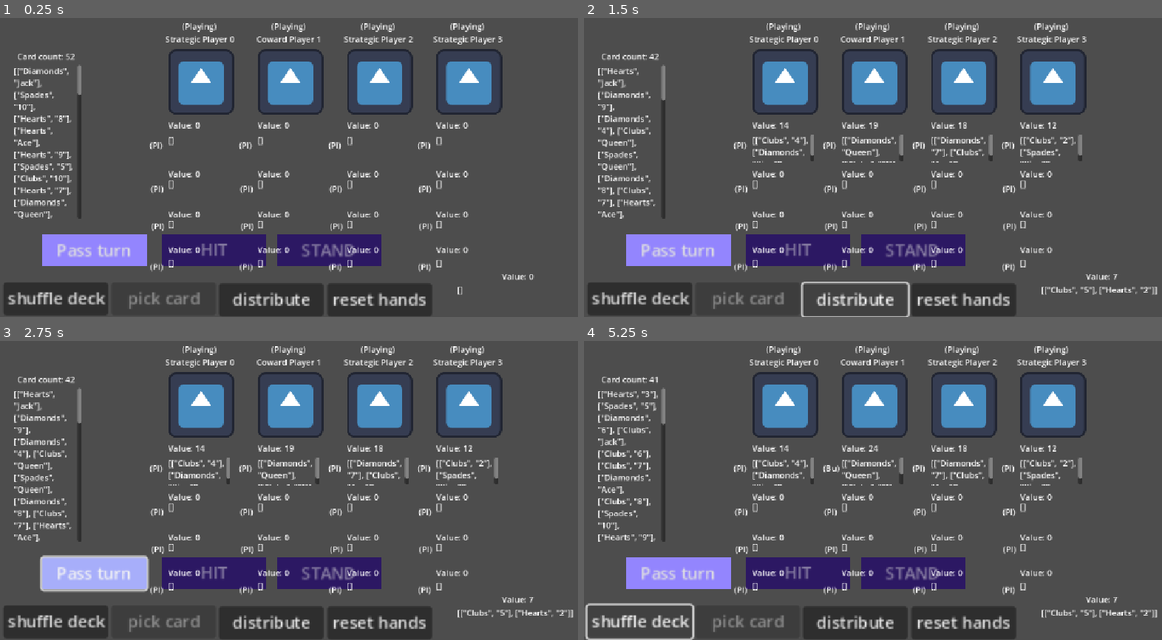
Above: before the commit, frames 1-4 (two rows, left to right).
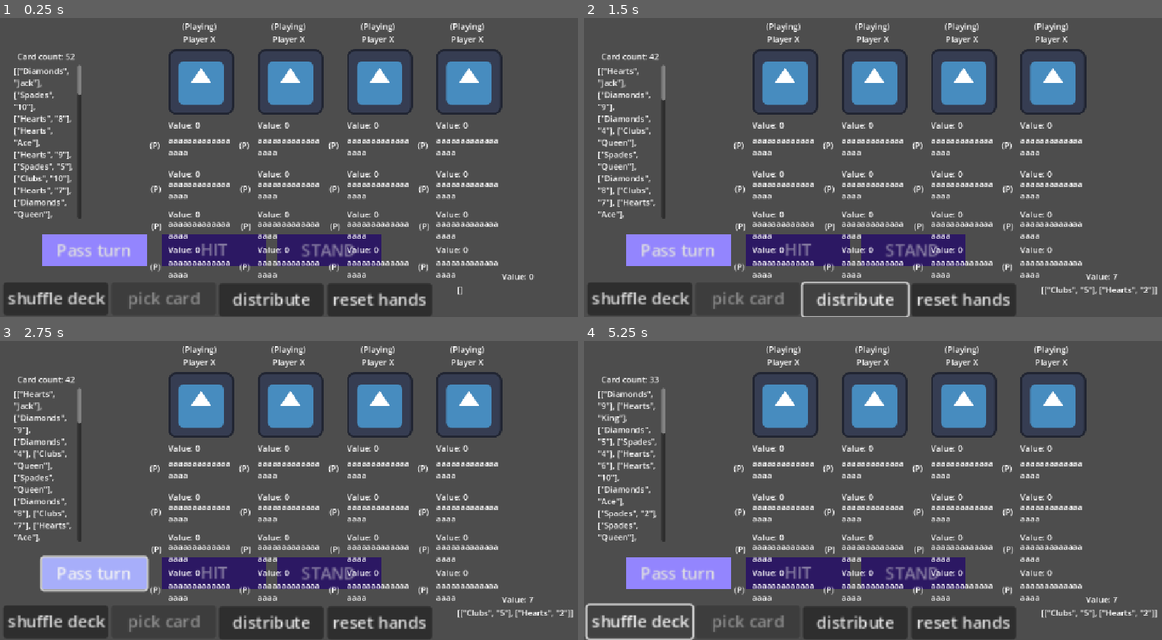
Above: after the commit, the same moments.

Repository: VaporeonLover28/Chrysopoeia
Game: Godot game, scene res://blackjack_test.tscn
Two runs of this game, one before a commit and one after it. Both use one fixed random seed, a clock stepped at 60 frames per second and the inputs below. This scene is started directly instead of the project's main scene. The engine's default icon, where the game draws it, is replaced by a stand-in: a white triangle on a blue panel in a dark square.
Inputs:
- Up to frame 1 (0.25 s): no input
- Up to frame 2 (1.5 s): click "shuffle deck" at 0.5 s; click "distribute" at 1.25 s
- Up to frame 3 (2.75 s): click "Pass turn" at 2 s
- Up to frame 4 (5.25 s): click "shuffle deck" at 2.75 s; click "distribute" at 3.5 s; click "Pass turn" at 4.25 s; click "shuffle deck" at 5 s

The runs differ from the first frame. In frame 1, 3.9% of the frame differs, in the area x 27-87%, y 6-87%; in frame 2, 4.6%; in frame 3, 4.6%; in frame 4, 6.2%, in the area x 2-87%, y 6-87%.
Error after the commit: Out of bounds get index '0' (on base: 'Array') (res://bj_npc_test.gd:75)

Commit message:
trying to fix blackjack again

Diff:
--- a/bj_npc_test.gd
+++ b/bj_npc_test.gd
@@ -18,24 +18,32 @@
 @onready var label_name: Label = $BoxContainer/VBoxContainer/name/Label
 @onready var state: Label = $BoxContainer/VBoxContainer/state/Label
 
-var hands : Array = [hand0, hand1, hand2, hand3]
-var hand_values : Array = [hand0_value, hand1_value, hand2_value, hand3_value]
+var hands : Array = []
+var hand_values : Array = []
 @export_enum("Playing", "Standed", "Surrendered", "Doubled", "Busted", "Blackjack")
 var hand0_state : String = "Playing"
 var hand0 : Array
-var hand0_value : int = 0
+var hand0_value : int = 0:
+	set(new_value):
+		print(new_value)
 @export_enum("Playing", "Standed", "Surrendered", "Doubled", "Busted", "Blackjack")
 var hand1_state : String = "Playing"
 var hand1 : Array
-var hand1_value : int = 0
+var hand1_value : int = 0:
+	set(new_value):
+		print(new_value)
 @export_enum("Playing", "Standed", "Surrendered", "Doubled", "Busted", "Blackjack")
 var hand2_state : String = "Playing"
 var hand2 : Array
-var hand2_value : int = 0
+var hand2_value : int = 0:
+	set(new_value):
+		print(new_value)
 @export_enum("Playing", "Standed", "Surrendered", "Doubled", "Busted", "Blackjack")
 var hand3_state : String = "Playing"
 var hand3 : Array
-var hand3_value : int = 0
+var hand3_value : int = 0:
+	set(new_value):
+		print(new_value)
 
 var state_array : Array = [hand0_state, hand1_state, hand2_state, hand3_state]
 var playing = true
@@ -50,6 +58,17 @@
 #personality, weight of being chosen
 var personality_list : Array = [["Strategic", 70], ["Coward", 90], ["Noob", 100]]
 
+func _init():
+	hands.append_array(hand0)
+	hands.append_array(hand1)
+	hands.append_array(hand2)
+	hands.append_array(hand3)
+
+	hand_values.append(hand0_value)
+	hand_values.append(hand1_value)
+	hand_values.append(hand2_value)
+	hand_values.append(hand3_value)
+
 func _process(delta: float) -> void:
 	#defining label text
 	for labels in hand_labels.size():
@@ -66,7 +85,7 @@
 
 	#turn on hand labels if the hands are being used
 	for num_of_hands in hands.size():
-		if hands[num_of_hands].is_empty():
+		if hands[num_of_hands].is_empty() == false:
 			hand_labels[num_of_hands].visible = true
 			value_labels[num_of_hands].visible = true
 
@@ -91,6 +110,9 @@
 			#state.text = "(Busted)"
 
 func _act(acting_hand, acting_hand_value, acting_hand_state):
+	print("0: " + str(hand0_value) + ", 1: " + str(hand0_value) + \
+	", 2: " + str(hand0_value) + ", 3: " + str(hand0_value) + ",")
+	print(acting_hand, acting_hand_value)
 	if acting_hand_state == "Playing":
 		if acting_hand_value >= 22:
 			_bust(acting_hand)
@@ -120,6 +142,7 @@
 					print("Has no aces or pairs")
 					match game.dealer_hand[0][1]:
 						"2":
+
 							match acting_hand_value:
 								5:
 									_hit(acting_hand)
@@ -156,6 +179,7 @@
 								21:
 									_stand(acting_hand)
 						"3":
+
 							match acting_hand_value:
 								5:
 									_hit(acting_hand)
@@ -192,6 +216,7 @@
 								21:
 									_stand(acting_hand)
 						"4":
+
 							match acting_hand_value:
 								5:
 									_hit(acting_hand)
@@ -228,6 +253,7 @@
 								21:
 									_stand(acting_hand)
 						"5":
+
 							match acting_hand_value:
 								5:
 									_hit(acting_hand)
@@ -264,6 +290,7 @@
 								21:
 									_stand(acting_hand)
 						"6":
+
 							match acting_hand_value:
 								5:
 									_hit(acting_hand)
@@ -300,6 +327,7 @@
 								21:
 									_stand(acting_hand)
 						"7":
+
 							match acting_hand_value:
 								5:
 									_hit(acting_hand)
@@ -336,6 +364,7 @@
 								21:
 									_stand(acting_hand)
 						"8":
+
 							match acting_hand_value:
 								5:
 									_hit(acting_hand)
@@ -372,6 +401,7 @@
 								21:
 									_stand(acting_hand)
 						"9":
+
 							match acting_hand_value:
 								5:
 									_hit(acting_hand)
@@ -409,6 +439,7 @@
 								21:
 									_stand(acting_hand)
 						"10":
+
 							match acting_hand_value:
 								5:
 									_hit(acting_hand)
@@ -447,6 +478,7 @@
 								21:
 									_stand(acting_hand)
 						"Jack":
+
 							match acting_hand_value:
 								5,6:
 									_hit(acting_hand)
@@ -485,6 +517,7 @@
 								21:
 									_stand(acting_hand)
 						"Queen":
+
 							match acting_hand_value:
 								5:
 									_hit(acting_hand)
@@ -523,6 +556,7 @@
 								21:
 									_stand(acting_hand)
 						"King":
+
 							match acting_hand_value:
 								5:
 									_hit(acting_hand)
@@ -561,6 +595,7 @@
 								21:
 									_stand(acting_hand)
 						"Ace":
+
 							match acting_hand_value:
 								5:
 									_hit(acting_hand)
@@ -603,6 +638,7 @@
 					print("Has an Ace")
 					match game.dealer_hand[0][1]:
 						"2":
+
 							match acting_hand_value:
 								20:
 									_stand(acting_hand)
@@ -624,6 +660,7 @@
 								12:
 									_hit(acting_hand)
 						"3":
+
 							match acting_hand_value:
 								20:
 									_stand(acting_hand)
@@ -646,6 +683,7 @@
 								12:
 									_hit(acting_hand)
 						"4":
+							print(acting_hand, acting_hand_value)
 							match acting_hand_value:
 								20:
 									_stand(acting_hand)
@@ -670,6 +708,7 @@
 								12:
 									_hit(acting_hand)
 						"5":
+
 							match acting_hand_value:
 								20:
 									_stand(acting_hand)
@@ -696,6 +735,7 @@
 								12:
 									_hit(acting_hand)
 						"6":
+
 							match acting_hand_value:
 								20:
 									_stand(acting_hand)
@@ -724,6 +764,7 @@
 									#if not allowed, then hit
 									_double_down(acting_hand)
 						"7":
+
 							match acting_hand_value:
 								20:
 									_stand(acting_hand)
@@ -744,6 +785,7 @@
 								12:
 									_hit(acting_hand)
 						"8":
+
 							match acting_hand_value:
 								20:
 									_stand(acting_hand)
@@ -764,6 +806,7 @@
 								12:
 									_hit(acting_hand)
 						"9":
+
 							match acting_hand_value:
 								20:
 									_stand(acting_hand)
@@ -784,6 +827,7 @@
 								12:
 									_hit(acting_hand)
 						"10":
+
 							match acting_hand_value:
 								20:
 									_stand(acting_hand)
@@ -804,6 +848,7 @@
 								12:
 									_hit(acting_hand)
 						"Jack":
+
 							match acting_hand_value:
 								20:
 									_stand(acting_hand)
@@ -824,6 +869,7 @@
 								12:
 									_hit(acting_hand)
 						"Queen":
+
 							match acting_hand_value:
 								20:
 									_stand(acting_hand)
@@ -844,6 +890,7 @@
 								12:
 									_hit(acting_hand)
 						"King":
+
 							match acting_hand_value:
 								20:
 									_stand(acting_hand)
@@ -864,6 +911,7 @@
 								12:
 									_hit(acting_hand)
 						"Ace":
+
 							match acting_hand_value:
 								20:
 									_stand(acting_hand)
--- a/bj_npc_test.tscn
+++ b/bj_npc_test.tscn
@@ -121,6 +121,7 @@
 text = "Value: 0"
 
 [node name="state" type="Label" parent="BoxContainer/VBoxContainer/value3"]
+layout_mode = 0
 offset_left = -33.0
 offset_top = 178.0
 offset_right = 7.0
@@ -149,6 +150,7 @@
 text = "Value: 0"
 
 [node name="state" type="Label" parent="BoxContainer/VBoxContainer/value4"]
+layout_mode = 0
 offset_left = -35.0
 offset_top = 249.0
 offset_right = 5.0
--- a/blackjack_test.gd
+++ b/blackjack_test.gd
@@ -154,7 +154,7 @@
 			for card in who.hands[whathand].size():
 				if who.hands[whathand][card][1] == "Ace":
 					aces_in_hand += 1
-			if aces_in_hand >= 2:
+			if aces_in_hand >= 1:
 				value_bank -= 10
 				who.hand_values[whathand] = value_bank
 			else:
@@ -168,7 +168,7 @@
 #adds a card for (a player), then updates score
 func _player_add_card(player, whathand):
 	player.hands[whathand].append(deck.pop_front())
-	_calculate_hand_value(player, 0)
+	_calculate_hand_value(player, whathand)
 
 #func _player_add_card2(player):
 	#player.hand1.append(deck.pop_front())
--- a/gamble_spot.gd
+++ b/gamble_spot.gd
@@ -1,6 +1,6 @@
 extends InteractableObject; class_name GambleSpot
 
-@onready var mat = self.material
+#@onready var mat = self.material
 @onready var world: Node3D = $"../../.."
 @onready var camera: Camera3D = $camera
 @onready var marker: Marker3D = $marker
--- a/player.gd
+++ b/player.gd
@@ -1,7 +1,7 @@
 extends CharacterBody3D
 
-@onready var pivot: Camera3D = $Pivot/Camera
-@onready var camera: Node3D = $Pivot
+@onready var camera: Camera3D = $Pivot/Camera
+@onready var pivot: Node3D = $Pivot
 @onready var ray_interection: RayCast3D = $Pivot/Camera/RayInterection
 @onready var play_game: Timer = $play_game
 @onready var world_scene = $"../"
--- a/shader_quad.tscn
+++ b/shader_quad.tscn
@@ -6,7 +6,7 @@
 [sub_resource type="ShaderMaterial" id="ShaderMaterial_onrkg"]
 render_priority = 0
 shader = ExtResource("1_1y4gf")
-shader_parameter/TwixelAngle = 0.0
+shader_parameter/TwixelAngle = 45.0
 shader_parameter/PixelSize = 3.5
 shader_parameter/FogColor = Color(0, 0, 0, 1)
 shader_parameter/FogStart = 25.0
--- a/world.gd
+++ b/world.gd
@@ -18,7 +18,7 @@
 				all_interactable_spots.add_child(instantiate_interactable)
 			print(new_config.get_value("Player", "position"))
 			player.global_position = new_config.get_value("Player", "position")
-			for item in new_config.get_value("NPC", "count"):
+			for item in new_config.get_value("NPC", "count") - 1:
 				var instantiate_npc = npc.instantiate()
 				instantiate_npc.global_position = new_config.get_value("NPC", "position")[item]
 				walking_npcs.add_child(instantiate_npc)
